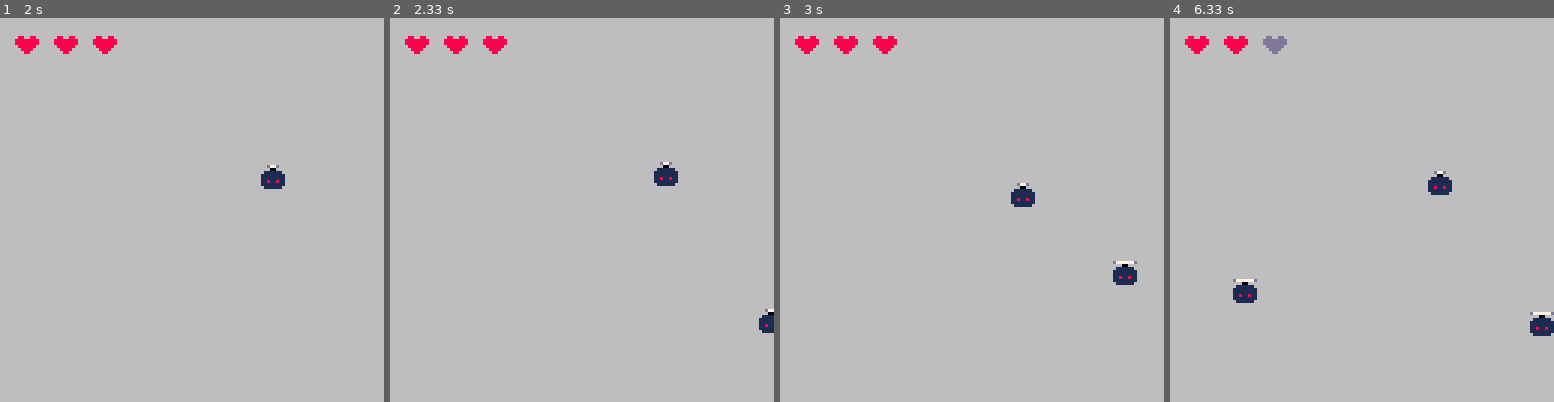
Above: before the commit, frames 1-4 (left to right).
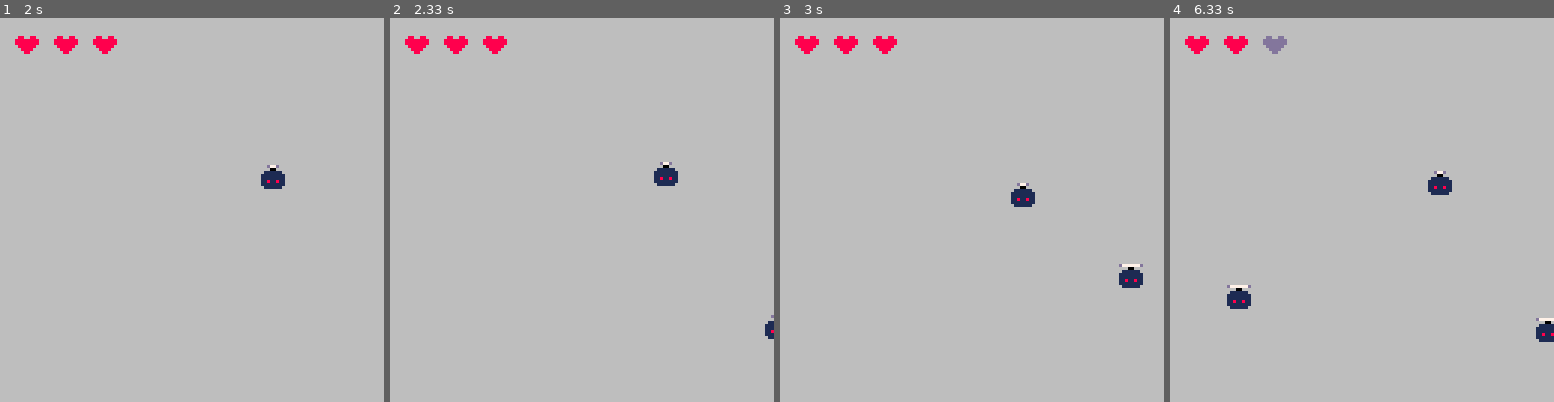
Above: after the commit, the same moments.

Repository: Hato1/Pygame-template
Game: pygame game, started from src/my_game/main.py
Two runs of this game, one before a commit and one after it. Both use one fixed random seed, a clock stepped at 60 frames per second and the inputs below.
Inputs:
- Up to frame 1 (2 s): tap Enter at 0.33 s; hold Right 0.67-1.13 s; hold Up 1.17-1.47 s; hold Right 1.5-1.97 s
- Up to frame 2 (2.33 s): hold Left from 2 s (still down)
- Up to frame 3 (3 s): release Left at 2.53 s; hold Down 2.57-2.87 s; hold Left from 2.9 s (still down)
- Up to frame 4 (6.33 s): release Left at 3.3 s; hold Up 3.33-3.7 s; hold Right 3.73-4.37 s; hold Down 4.4-4.77 s; hold Left 4.8-5.27 s; hold Right 5.3-5.77 s; hold Up 5.8-6.1 s; hold Right from 6.13 s (still down)

Frame 1 is identical in both runs. In frame 2, 0.2% of the frame differs, in the area x 96-100%, y 75-84%; in frame 3, 0.3%; in frame 4, 0.7%, in the area x 14-100%, y 67-85%.

Commit message:
Spawn monsters off screen

Diff:
--- a/src/my_game/states/game.py
+++ b/src/my_game/states/game.py
@@ -39,7 +39,10 @@
     @classmethod
     def create_monster(cls, screen_rect: pg.Rect, target: pg.Vector2) -> Self:
         """Create a monster with a default position, vector, and speed."""
-        position = get_random_position_on_rect_perimeter(screen_rect)
+        half_sprite_dims = cls.SPRITE[0].get_width() / 2, cls.SPRITE[0].get_height() / 2
+        # Make sure enemies spawn just outside the screen.
+        spawn_area = screen_rect.inflate(half_sprite_dims)
+        position = get_random_position_on_rect_perimeter(spawn_area)
         # Aim the monster towards the target position.
         vector = target - position
         speed = random.uniform(0.05, 0.5)
